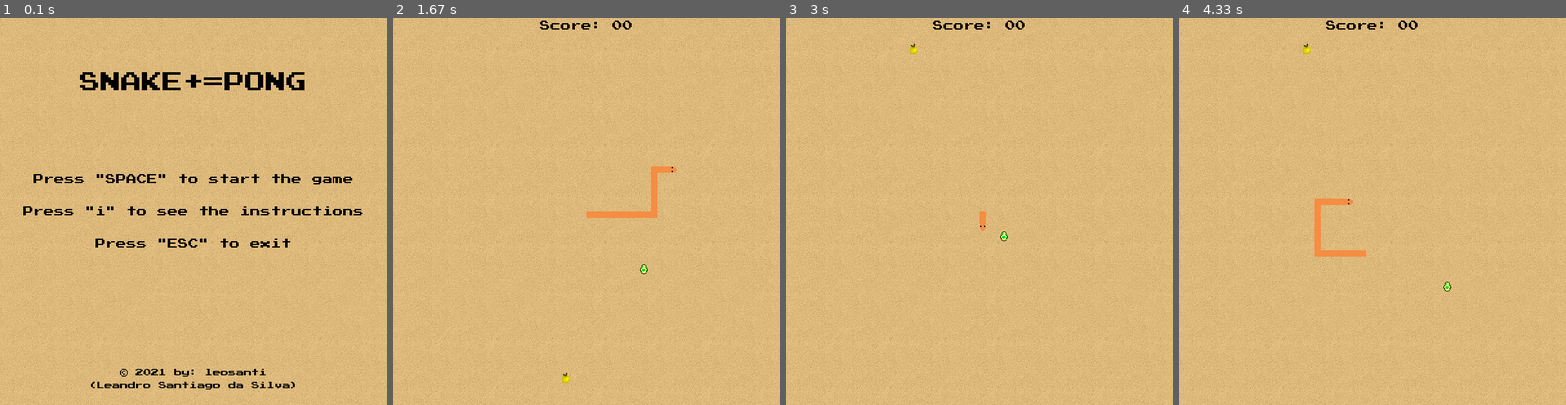
Above: before the commit, frames 1-4 (left to right).
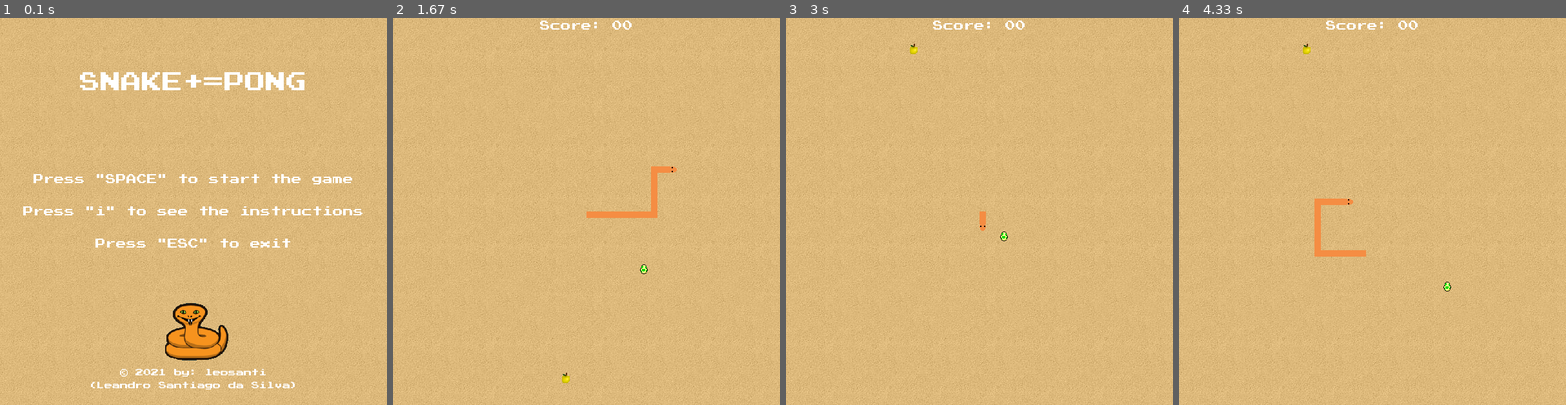
Above: after the commit, the same moments.

Repository: leandro-santi/snake-pong-pygame
Game: pygame game, started from main.py
Two runs of this game, one before a commit and one after it. Both use one fixed random seed, a clock stepped at 60 frames per second and the inputs below.
Inputs:
- Up to frame 1 (0.1 s): no input
- Up to frame 2 (1.67 s): tap Space at 0.33, 0.73, 1.03, 1.23, 1.57 s; hold Right 0.67-1.13 s; hold Up 1.17-1.47 s; hold Right from 1.5 s (still down)
- Up to frame 3 (3 s): tap Space at 1.87, 2.07, 2.37, 2.97 s; release Right at 1.97 s; hold Left 2-2.53 s; tap C at 2.57 s; hold Down from 2.9 s (still down)
- Up to frame 4 (4.33 s): release Down at 3.2 s; hold Left 3.23-3.63 s; tap Space at 3.3, 3.73, 4.13 s; hold Up 3.67-4.03 s; hold Right from 4.07 s (still down)

The runs differ from the first frame. In frame 1, 5.2% of the frame differs, in the area x 6-94%, y 14-96%; in frame 2, 0.2%; in frame 3, 0.2%; in frame 4, 0.2%.

Commit message:
snake+=pong final version

Diff:
--- a/game.py
+++ b/game.py
@@ -23,14 +23,9 @@
 def game():
     pygame.init()
 
-    # clock time para criar um tempo para o frame
+    # clock time
     clock = pygame.time.Clock()
 
-    """def screen_msg(msg, cor):
-        # desenha o texto em uma nova superficie
-        screen_text = constants.font.render(msg, True, cor)
-        game_screen.blit(screen_text, [25, 300])
-"""
     def loop_game():
         quit_game = False
         game_over = False
@@ -58,13 +53,14 @@
         ball.ball_y = 300
 
         ball_speed = 3
+        ball.ball_dx = 3
+        ball.ball_dy = 3
+
         movement = False
 
-        # desempenho de colisao
         side_x = constants.WIDTH / 2
         side_y = constants.HEIGHT / 2
 
-        # para a snake ficar parada em (0) no inicio do jogo
         change_side_x = 0
         change_side_y = 0
 
@@ -73,45 +69,42 @@
 
         game_start = True
 
-        # arredondamento de numeros aleatorios
+        # apple random numbers
         random_x = round(random.randrange(0, constants.HEIGHT - constants.block_size) / 10.0) * 10.0
         random_y = round(random.randrange(0, constants.WIDTH - constants.block_size) / 10.0) * 10.0
 
-        # bloquea a tela e so sairá com as opções abaixo
         while not quit_game:
 
             while game_over:
-                # game_screen.fill(constants.BG_COLOR)
                 background = pygame.image.load("assets/images/sand_ground.png")
                 game_screen.blit(background, (0, 0))
 
                 screen_bg = pygame.image.load("assets/images/snake_egg_broken.png")
                 game_over_font = pygame.font.Font('assets/fonts/PressStart2P.ttf', 32)
-                game_over_text = game_over_font.render('GAME OVER!', True, constants.BLACK)
+                game_over_text = game_over_font.render('GAME OVER!', True, constants.WHITE)
                 game_over_text_rect = game_over_text.get_rect()
                 game_over_text_rect.center = (300, 100)
                 game_screen.blit(game_over_text, game_over_text_rect)
 
                 game_over_font1 = pygame.font.Font('assets/fonts/PressStart2P.ttf', 16)
-                game_over_text1 = game_over_font1.render('Press "Q" to back to Menu', True, constants.BLACK)
+                game_over_text1 = game_over_font1.render('Press "Q" to back to Menu', True, constants.WHITE)
                 game_over_text1_rect = game_over_text1.get_rect()
                 game_over_text1_rect.center = (300, 500)
                 game_screen.blit(game_over_text1, game_over_text1_rect)
 
                 continue_font1 = pygame.font.Font('assets/fonts/PressStart2P.ttf', 16)
-                continue_text1 = continue_font1.render('Press "C" to continue', True, constants.BLACK)
+                continue_text1 = continue_font1.render('Press "C" to continue', True, constants.WHITE)
                 continue_text1_rect = continue_text1.get_rect()
                 continue_text1_rect.center = (300, 550)
                 game_screen.blit(continue_text1, continue_text1_rect)
 
                 score_font1 = pygame.font.Font('assets/fonts/PressStart2P.ttf', 16)
-                score_text1 = score_font1.render('Score: %02d' % score, True, constants.BLACK)
+                score_text1 = score_font1.render('Score: %02d' % score, True, constants.WHITE)
                 score_text1_rect = score_text1.get_rect()
                 score_text1_rect.center = (300, 175)
                 game_screen.blit(score_text1, score_text1_rect)
 
                 game_screen.blit(screen_bg, (150, 150))
-                # screen_msg("Game over, C = continuar, Q = sair", constants.WHITE)
 
                 pygame.display.update()
 
@@ -127,7 +120,7 @@
                         if event.key == pygame.K_c:
                             loop_game()
 
-            # direções do blocos no teclado
+            # keys direction
             for event in pygame.event.get():
                 if event.type == pygame.QUIT:
                     quit_game = True
@@ -144,9 +137,7 @@
                         right = 0
                         left = 1
                         snake.vector = (-1, 0)
-                        # sides.append(-1)
-                        # print(sides[len(sides) - 1])
-                        # print(snake.vector)
+
                     elif event.key == pygame.K_RIGHT:
                         change_side_x = constants.block_size
                         if game_start:
@@ -159,9 +150,7 @@
                         right = 1
                         left = 0
                         snake.vector = (1, 0)
-                        # sides.append(1)
-                        # print(sides[len(sides) - 1])
-                        # print(snake.vector)
+
                     elif event.key == pygame.K_UP:
                         change_side_y = -constants.block_size
                         if game_start:
@@ -174,9 +163,7 @@
                         right = 0
                         left = 0
                         snake.vector = (0, 1)
-                        # sides.append(2)
-                        # print(sides[len(sides) - 1])
-                        # print(snake.vector)
+
                     elif event.key == pygame.K_DOWN:
                         change_side_y = constants.block_size
                         if game_start:
@@ -189,11 +176,8 @@
                         right = 0
                         left = 0
                         snake.vector = (0, -1)
-                        # sides.append(-2)
-                        # print(sides[len(sides) - 1])
-                        # print(snake.vector)
-
-            # Snake atravessando as paredes
+
+            # Snake without walls collision
             if side_x >= constants.WIDTH or side_x < 0 or side_y >= constants.HEIGHT or side_y < 0:
                 # game_over = True
                 if side_x > constants.WIDTH:
@@ -208,24 +192,19 @@
             side_x += change_side_x
             side_y += change_side_y
 
-            # cor da tela principal
+            # main screen
             background = pygame.image.load("assets/images/sand_ground.png")
             game_screen.blit(background, (0, 0))
-            # game_screen.fill(constants.BG_COLOR)
-
-            # cor do segundo objeto (comida)
-            # pygame.draw.rect(game_screen, constants.RED, [random_x, random_y,
-            # constants.block_size, constants.block_size])
+
+            # apple object
             apple = pygame.image.load("assets/images/golden_apple.png")
             game_screen.blit(apple, (random_x, random_y))
 
-            # matriz comida
+            # apple array
             head_snake = [side_x, side_y]
             array_snake.append(head_snake)
 
-            # pega o tamanho da matriz (listaCobra2) define maior que o cumprimento
             if len(array_snake) > size_snake:
-                # remove o indice da matriz (0)
                 del array_snake[0]
 
             for length_snake in array_snake[:-1]:
@@ -233,67 +212,59 @@
                     game_over = True
 
             snake.snake(constants.block_size, array_snake)
-            # ball.draw_ball()
-
-            # movimento da bolinha
+
+            # ball
             ball.ball_x += ball.ball_dx
             ball.ball_y += ball.ball_dy
-            # balls = pygame.Rect(ball.ball_x, ball.ball_y, 10, 10)
             balls = pygame.image.load("assets/images/snake_egg.png")
-            # pygame.draw.rect(game_screen, constants.WHITE, balls)
             game_screen.blit(balls, (ball.ball_x, ball.ball_y))
-            # pygame.display.flip()
-
-            #  colisão da bolinha
+
+            # ball collision
             if ball.ball_x >= constants.WIDTH or ball.ball_x < 0 or ball.ball_y >= constants.HEIGHT or ball.ball_y < 0:
                 game_over = True
-            # print(array_snake[0][0] == ball.ball_x)
-            # print(array_snake[0][1] == ball.ball_y)
-            # colisão da bolinha com a cobra
+
+            # ball and snake collision
             for rub in array_snake[:-1]:
                 if ball.ball_x - 10 <= rub[0] <= ball.ball_x + 10 and\
                         ball.ball_y - 10 <= rub[1] <= ball.ball_y + 10 and movement:
-                    # aux = random.randint(0, 1)
+
                     if left == 1:
-                        ball.ball_dx = abs(ball.ball_dx) * -1
+                        ball.ball_dx = (abs(ball.ball_dx) + 0.05) * -1
                         ball.ball_dy *= -1
+
                     elif right == 1:
-                        ball.ball_dx = abs(ball.ball_dx) * 1
+                        ball.ball_dx = (abs(ball.ball_dx) + 0.05) * 1
                         ball.ball_dy *= -1
+
                     elif up == 1:
                         ball.ball_dx *= -1
-                        ball.ball_dy = abs(ball.ball_dy) * -1
+                        ball.ball_dy = (abs(ball.ball_dy) + 0.05) * -1
+
                     elif down == 1:
                         ball.ball_dx *= -1
-                        ball.ball_dy = abs(ball.ball_dy) * 1
-                    # print(rub[0], ball.ball_x)
-                    # print(rub[1], ball.ball_y)
-
-                    # print(constants.ang[aux])
-                    # print(ball_speed)
+                        ball.ball_dy = (abs(ball.ball_dy) + 0.05) * 1
+
                     collision_sound.play()
                     movement = False
-                    # ball.ball_dx *= constants.ang[aux]
-                    # ball.ball_dy *= -1
-
-            # Texto de score
+
+            # score text
             score_game_font = pygame.font.Font('assets/fonts/PressStart2P.ttf', 16)
-            score_game_text = score_game_font.render('Score: %02d' % score, True, constants.BLACK)
+            score_game_text = score_game_font.render('Score: %02d' % score, True, constants.WHITE)
             score_game_text_rect = score_game_text.get_rect()
             score_game_text_rect.center = (300, 12)
             game_screen.blit(score_game_text, score_game_text_rect)
 
-            # atualiza o display
+            # display update
             pygame.display.update()
 
-            # arredondamento de numeros aleatorios / crescimento da snake
+            # snake eating apple and increase
             if random_x - 10 <= side_x <= random_x + 10 and random_y - 10 <= side_y <= random_y + 10:
                 random_x = round(random.randrange(50, (constants.HEIGHT - 50) - constants.block_size) / 10.0) * 10.0
                 random_y = round(random.randrange(50, (constants.HEIGHT - 50) - constants.block_size) / 10.0) * 10.0
                 if size_snake > 3:
                     size_snake -= 1
                     del array_snake[0]
-                    # print(len(array_snake))
+
                 score += 1
                 eating_sound.play()
 
--- a/instructions.py
+++ b/instructions.py
@@ -23,37 +23,37 @@
                 help2_font = pygame.font.Font('assets/fonts/PressStart2P.ttf', 10)
 
                 help1_text = help_font.render('Objective:', True,
-                                              constants.BLACK)
+                                              constants.WHITE)
                 help1_text_rect = help1_text.get_rect()
                 help1_text_rect.center = (300, 100)
 
                 help2_text = help2_font.render('Eat apples without leave the snake´s egg hit the walls.', True,
-                                               constants.BLACK)
+                                               constants.WHITE)
                 help2_text_rect = help2_text.get_rect()
                 help2_text_rect.center = (300, 150)
 
                 help3_text = help2_font.render('Beat on the snake´s egg to change its direction.', True,
-                                               constants.BLACK)
+                                               constants.WHITE)
                 help3_text_rect = help3_text.get_rect()
                 help3_text_rect.center = (300, 200)
 
-                help4_text = help_font.render('Mechanics:', True, constants.BLACK)
+                help4_text = help_font.render('Mechanics:', True, constants.WHITE)
                 help4_text_rect = help4_text.get_rect()
                 help4_text_rect.center = (300, 300)
 
-                help5_text = help2_font.render('UP, DOWN, LEFT, RIGHT to move the snake.', True, constants.BLACK)
+                help5_text = help2_font.render('UP, DOWN, LEFT, RIGHT to move the snake.', True, constants.WHITE)
                 help5_text_rect = help5_text.get_rect()
                 help5_text_rect.center = (300, 350)
 
-                help6_text = help2_font.render('Eat apples will make the snake decrease.', True, constants.BLACK)
+                help6_text = help2_font.render('Eat apples will make the snake decrease.', True, constants.WHITE)
                 help6_text_rect = help6_text.get_rect()
                 help6_text_rect.center = (300, 400)
 
-                help7_text = help2_font.render('SAVE THE SNAKE´S BABY!', True, constants.BLACK)
+                help7_text = help2_font.render('SAVE THE SNAKE´S BABY!', True, constants.WHITE)
                 help7_text_rect = help7_text.get_rect()
                 help7_text_rect.center = (300, 450)
 
-                exit_help_text = help2_font.render('Press "i" to back to menu.', True, constants.BLACK)
+                exit_help_text = help2_font.render('Press "i" to back to menu.', True, constants.WHITE)
                 exit_help_text_rect = exit_help_text.get_rect()
                 exit_help_text_rect.center = (300, 550)
 
--- a/menu.py
+++ b/menu.py
@@ -14,7 +14,7 @@
 
 pygame.mixer.music.unload()
 pygame.mixer.music.load("assets/sounds/cantina_band.mp3")
-pygame.mixer.music.set_volume(0.5)
+pygame.mixer.music.set_volume(0.15)
 pygame.mixer.music.play(-1)
 
 
@@ -34,31 +34,31 @@
                 pygame.quit()
             else:
                 t_font = pygame.font.Font('assets/fonts/PressStart2P.ttf', 32)
-                t_text = t_font.render('SNAKE+=PONG', True, constants.BLACK)
+                t_text = t_font.render('SNAKE+=PONG', True, constants.WHITE)
                 t_text_rect = t_text.get_rect()
                 t_text_rect.center = (300, 100)
 
                 start_font = pygame.font.Font('assets/fonts/PressStart2P.ttf', 16)
                 start_text = start_font.render('Press "SPACE" to start the game', True,
-                                               constants.BLACK)
+                                               constants.WHITE)
                 start_text_rect = start_text.get_rect()
                 start_text_rect.center = (300, 250)
 
                 instruction_font = pygame.font.Font('assets/fonts/PressStart2P.ttf', 16)
                 instruction_text = instruction_font.render('Press "i" to see the instructions', True,
-                                                           constants.BLACK)
+                                                           constants.WHITE)
                 instruction_text_rect = instruction_text.get_rect()
                 instruction_text_rect.center = (300, 300)
 
                 exit_font = pygame.font.Font('assets/fonts/PressStart2P.ttf', 16)
-                exit_text = exit_font.render('Press "ESC" to exit', True, constants.BLACK)
+                exit_text = exit_font.render('Press "ESC" to exit', True, constants.WHITE)
                 exit_text_rect = exit_text.get_rect()
                 exit_text_rect.center = (300, 350)
 
                 credits_font = pygame.font.Font('assets/fonts/PressStart2P.ttf', 12)
-                credits_text = credits_font.render('© 2021 by: leosanti', True, constants.BLACK)
+                credits_text = credits_font.render('© 2021 by: leosanti', True, constants.WHITE)
                 credits2_text = credits_font.render('(Leandro Santiago da Silva)', True,
-                                                    constants.BLACK)
+                                                    constants.WHITE)
                 credits_text_rect = credits_text.get_rect()
                 credits2_text_rect = credits2_text.get_rect()
                 credits_text_rect.center = (300, 550)
@@ -67,6 +67,8 @@
                 # menu_screen.fill(constants.BG_COLOR)
                 background = pygame.image.load("assets/images/sand_ground.png")
                 menu_screen.blit(background, (0, 0))
+                snake_pic = pygame.image.load("assets/images/snake_pic.png")
+                menu_screen.blit(snake_pic, (200, 420))
                 menu_screen.blit(t_text, t_text_rect)
                 menu_screen.blit(start_text, start_text_rect)
                 menu_screen.blit(instruction_text, instruction_text_rect)
--- a/snake.py
+++ b/snake.py
@@ -27,7 +27,7 @@
     global down
     global flag
 
-    # for position in array:
+    # draw snake
     for index, position in enumerate(array):
         # pygame.draw.rect(game.game_screen, constants.GREEN, [position[0], position[1], size, size])
         # x_pos = int(position[0] * size)
@@ -46,67 +46,3 @@
 
         else:
             pygame.draw.rect(game.game_screen, constants.SNAKE_COLOR, [position[0], position[1], size, size])
-
-            """if vector == (1, 0):
-                game.game_screen.blit(body_horizontal, block_rect)
-            elif vector == (-1, 0):
-                game.game_screen.blit(body_horizontal, block_rect)
-            elif vector == (0, 1):
-                game.game_screen.blit(body_vertical, block_rect)
-            elif vector == (0, -1):
-                game.game_screen.blit(body_vertical, block_rect)"""
-
-            """
-            else:
-            previous_position = array[index + 1]
-            next_position = array[index - 1]
-
-            if previous_position[0] == next_position[0]:
-                game.game_screen.blit(body_vertical, block_rect)
-
-            elif previous_position[1] == next_position[1]:
-                game.game_screen.blit(body_horizontal, block_rect)
-
-            else:
-                # print(previous_position)
-                # print(next_position)
-                # print(position)
-                if game.sides[len(game.sides) - 2] == -1:
-                    # print("hahahah")
-                    # print(game.sides[len(game.sides) - 1])
-                    if game.sides[len(game.sides) - 1] == 2:
-                        # print("hahahah")
-                        game.game_screen.blit(body_tr, block_rect)
-                    elif game.sides[len(game.sides) - 1] == -2:
-                        # print("hahahah")
-                        game.game_screen.blit(body_br, block_rect)
-
-                elif game.sides[len(game.sides) - 2] == 1:
-                    # print("hahahah")
-                    if game.sides[len(game.sides) - 1] == 2:
-                        game.game_screen.blit(body_tl, block_rect)
-                    elif game.sides[len(game.sides) - 1] == -2:
-                        game.game_screen.blit(body_bl, block_rect)
-
-                elif game.sides[len(game.sides) - 2] == 2:
-                    # print("hahahah")
-                    if game.sides[len(game.sides) - 1] == 1:
-                        game.game_screen.blit(body_br, block_rect)
-                    elif game.sides[len(game.sides) - 1] == -1:
-                        game.game_screen.blit(body_bl, block_rect)
-
-                elif game.sides[len(game.sides) - 2] == -2:
-                    # print("hahahah")
-                    if game.sides[len(game.sides) - 1] == 1:
-                        game.game_screen.blit(body_tr, block_rect)
-                    elif game.sides[len(game.sides) - 1] == -1:
-                        game.game_screen.blit(body_tl, block_rect)
-
-        #else:
-         #   pygame.draw.rect(game.game_screen, constants.GREEN, [position[0], position[1], size, size])
-            # game.game_screen.blit(head_down, (position[0], position[1]))
-
-
-# def draw_snake(array):
-  #  print()
-"""
Binary file added: assets/images/snake_pic.png
